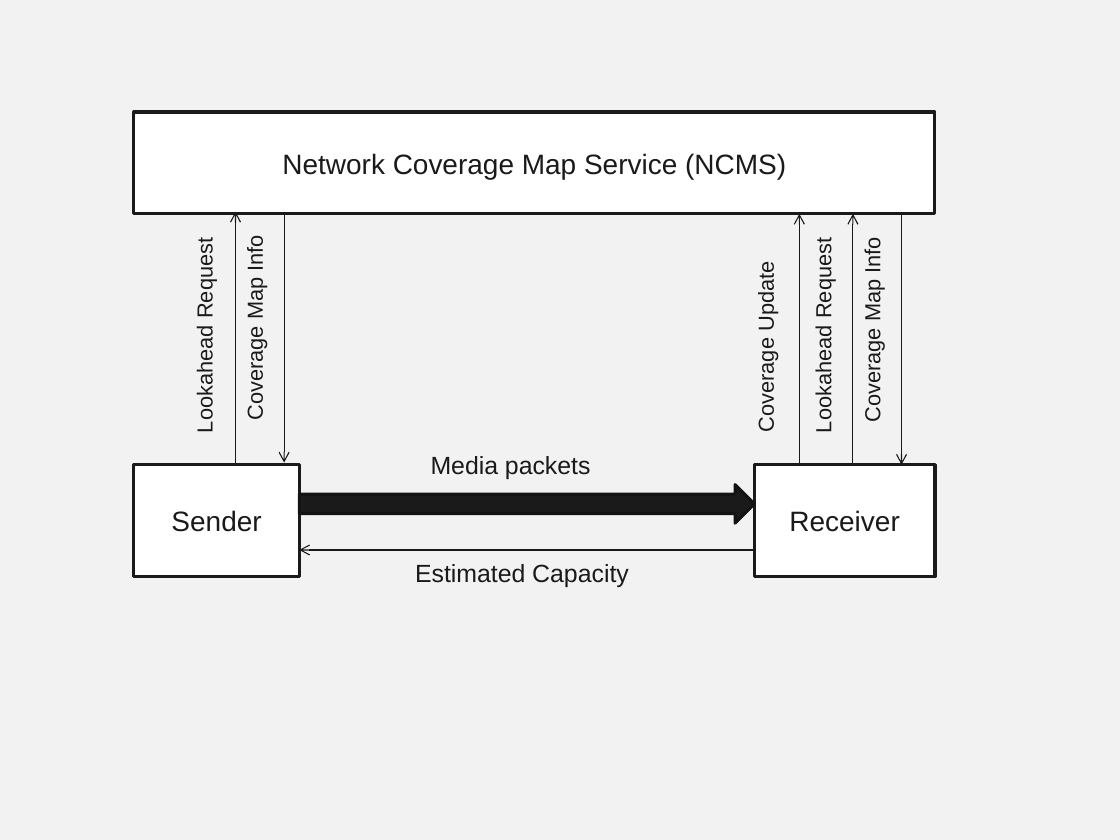
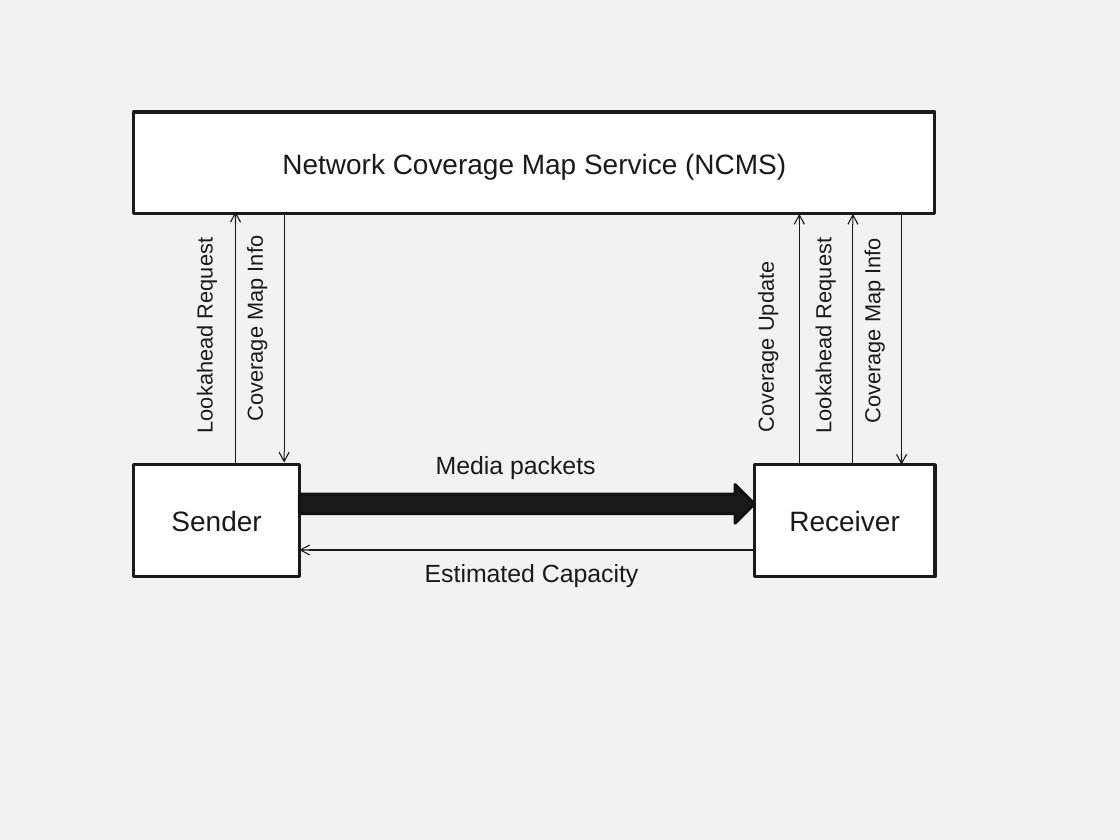
Before and after one commit to vr000m/PhD-thesis, a slide deck: slide 5 of graphs/source/chap5-src.pptx. Drawn at 1120x840 pixels with LibreOffice and Linux fonts; fonts in the diff are those of the drawing. Boxes give left, top, right and bottom in pixels: in the first picture for what was removed or moved away, otherwise in the second. Text is boxed around its words. In the diff, an @@ line names an element or a change of style, - is before the commit and + after.

```diff
--- a/graphs/source/chap5-src.pptx
+++ b/graphs/source/chap5-src.pptx
@@ text "Media packets" at (436, 456, 596, 479): alignment left to centre @@
@@ text "Estimated Capacity" at (425, 564, 639, 587): alignment left to centre @@
```
Also in this commit, not shown: 5 other slides changed, 9 other files.
